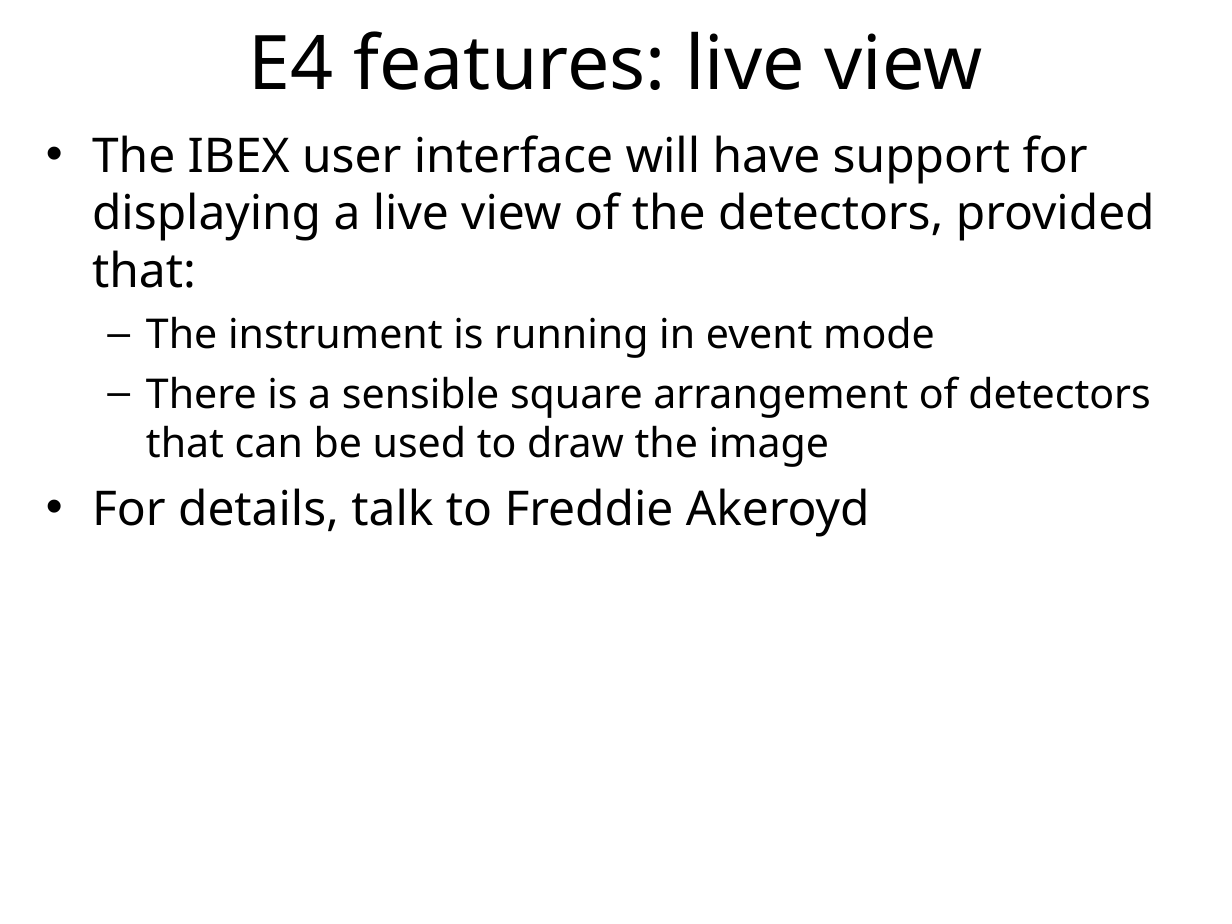
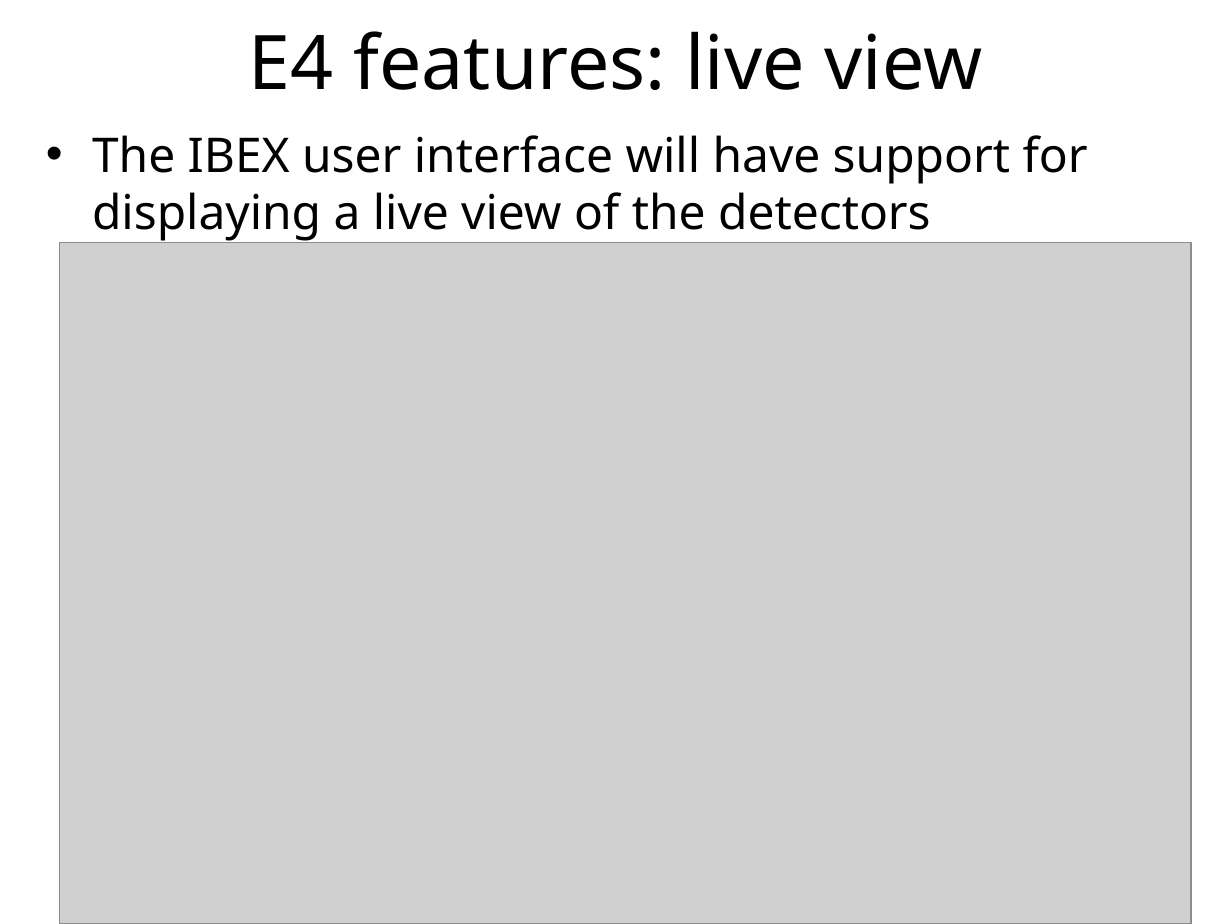
Before and after one commit to ISISComputingGroup/ibex_user_manual, a slide deck: slide 11 of eclipse_4_changes.ppt. Drawn at 1232x924 pixels with LibreOffice and Linux fonts; fonts in the diff are those of the drawing; grey boxes stand for pictures; background and template pictures are left out. Boxes give left, top, right and bottom in pixels: in the first picture for what was removed or moved away, otherwise in the second. Text is boxed around its words. In the diff, an @@ line names an element or a change of style, - is before the commit and + after.

Commit message:
Basic nicos presentation

```diff
--- a/eclipse_4_changes.ppt
+++ b/eclipse_4_changes.ppt
@@ text at bbox=[92, 135, 1088, 241]: text changed @@
-• The IBEX user interface will have support for displaying a live view of the detectors, provided that:
-  – The instrument is running in event mode
-  – There is a sensible square arrangement of detectors that can be used to draw the image
-• For details, talk to Freddie Akeroyd
+• The IBEX user interface will have support for displaying a live view of the detectors
@@ picture added at bbox=[59, 243, 1190, 924] @@
```
Also in this commit, not shown: 1 other file.
